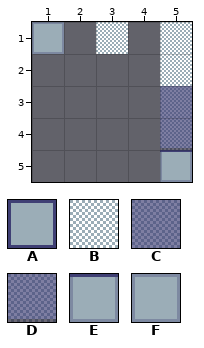
A Tiled map gets an edit: Tiled/maps/rules/foolact_prototype_rules.tmx. The first picture shows the starting point.
Cells are 16x16 px. Shown: x 1..5, y 1..5.
Key: from "autotile_ts": A 0, B 1; from "prototype_ts": C 10, D 18, E 26, F 34.
_ is an empty cell.
Layer "input_autotile" before, first column x 1:
1 A_B_B
2 ____B
3 ____B
4 ____B
5 ____A
The result:
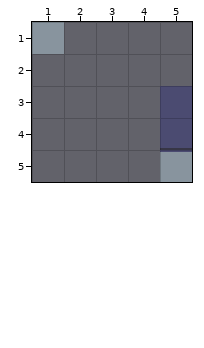
See-through tiles are keyed as they look on the map.
What changed:
Changed rows in their new state; . is an unchanged cell.
Layer "input_autotile" (now hidden):
first column x 1:
1 _._._
2 ...._
3 ...._
4 ...._
5 ...._
Layer "output_prototype":
first column x 3:
1 _
